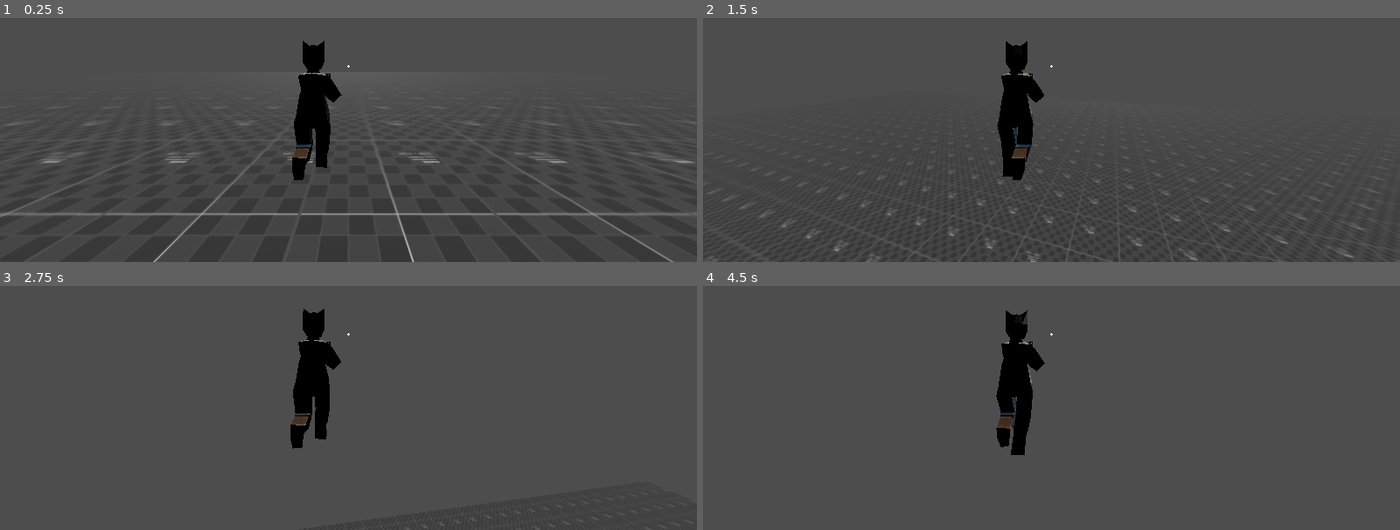
Above: before the commit, frames 1-4 (two rows, left to right).
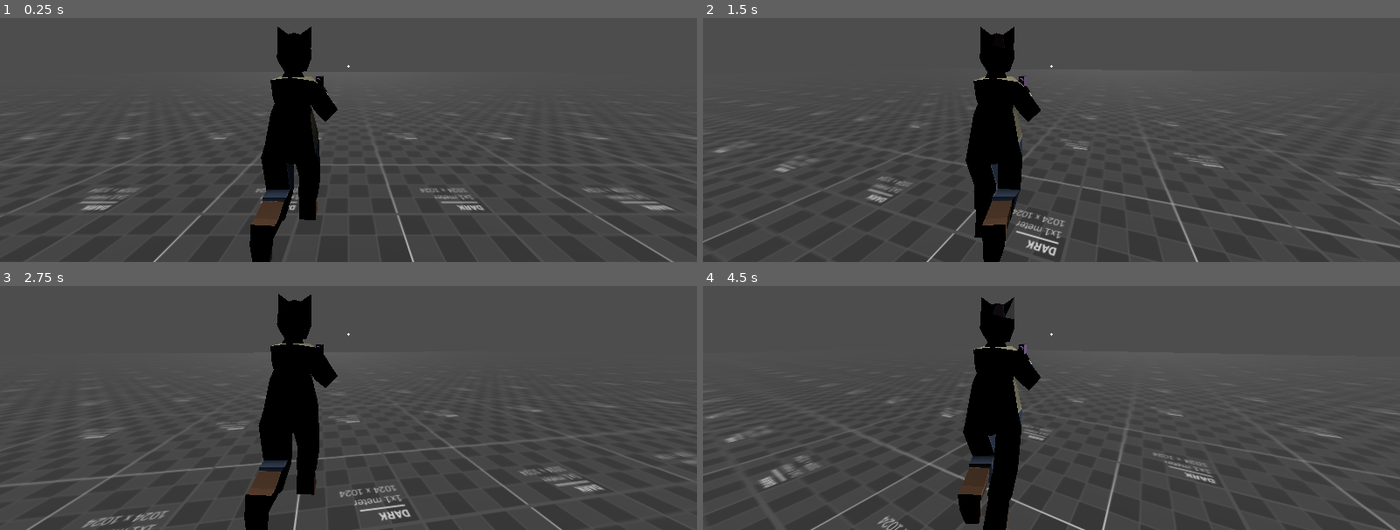
Above: after the commit, the same moments.

Repository: dairycultist/CityZoomer
Game: Godot game, scene res://level.tscn
Same seed, same stepped clock (60 frames per second), same inputs: the game is played once before the commit and once after it.
Inputs (mouse positions are in pixels of both pictures, inside the frame that each line leads up to):
- Up to frame 1 (0.25 s): no input
- Up to frame 2 (1.5 s): move the mouse to (1086, 64) at 0.52 s; hold W (walk_up) from 0.53 s (still down); tap Q (altfire1) at 0.6 s; tap Space (jump) at 0.77 s; tap E (altfire2) at 0.8, 1.35 s; move the mouse to (1016, 66) at 1.27 s
- Up to frame 3 (2.75 s): keep holding W (walk_up); tap Space (jump) at 1.52 s; tap Q (altfire1) at 1.55, 2.1 s; move the mouse to (362, 327) at 2.02 s; tap E (altfire2) at 2.3 s
- Up to frame 4 (4.5 s): keep holding W (walk_up); move the mouse to (1044, 339) at 2.77 s; tap E (altfire2) at 2.85, 3.8, 4.35 s; tap Space (jump) at 3.02, 3.77 s; tap Q (altfire1) at 3.05, 3.6 s; move the mouse to (1100, 339) at 3.52 s; move the mouse to (995, 329) at 4.27 s

The runs differ from the first frame. In frame 1, 7.2% of the frame differs, in the area x 0-100%, y 3-100%; in frame 2, 7.5%; in frame 3, 7.0%; in frame 4, 7.0%.

Commit message:
Tweak movement

Diff:
--- a/player/player.gd
+++ b/player/player.gd
@@ -13,16 +13,6 @@
 @export var drag: float       = 8
 @export var jump_speed: float = 8
 @export var gravity: float    = 25
-
-@export_group("Dash")
-
-@export var dash_speed_mult: float = 3
-
-var max_speed_bonus: float = 0
-
-@export_group("Leap")
-
-@export var leap_speed: float = 13
 
 @export_group("IK")
 @export var left_hand: Node3D
@@ -54,28 +44,7 @@
 	# gravity
 	velocity.y -= gravity * delta
 
-	# dash
-	if Input.is_action_just_pressed("altfire1"):
-
-		max_speed_bonus = dash_speed_mult
-
-		velocity   += -transform.basis.z * max_speed * max_speed_bonus
-		velocity.y += 4
-
-		limit_speed()
-
-	max_speed_bonus = lerp(max_speed_bonus, 1.0, delta)
-
-	# leap
-	if Input.is_action_just_pressed("altfire2"):
-
-		velocity   += direction * max_speed * max_speed_bonus
-		velocity.y += leap_speed
-
-		limit_speed()
-
 	# moving
-
 	if direction:
 
 		if is_on_floor():
@@ -83,7 +52,15 @@
 		else:
 			velocity += direction * air_accel * delta
 
-		limit_speed()
+		# limit speed
+		var vel2d := Vector2(velocity.x, velocity.z)
+
+		if (vel2d.length() > max_speed):
+
+			vel2d = vel2d.normalized() * max_speed
+
+			velocity.x = vel2d.x
+			velocity.z = vel2d.y
 
 	elif is_on_floor():
 
@@ -110,17 +87,6 @@
 	else:
 		$CameraAnchor/Camera3D.global_position = $CameraAnchor.global_position + max_camera_distance * $CameraAnchor.global_transform.basis.z
 
-func limit_speed():
-
-	var vel2d := Vector2(velocity.x, velocity.z)
-
-	if (vel2d.length() > max_speed * max_speed_bonus):
-
-		vel2d = vel2d.normalized() * max_speed * max_speed_bonus
-
-		velocity.x = vel2d.x
-		velocity.z = vel2d.y
-
 func _input(event):
 
 	if event.is_action_pressed("pause"):
--- a/player/player.tscn
+++ b/player/player.tscn
@@ -195,9 +195,9 @@
 [node name="Player" type="CharacterBody3D" node_paths=PackedStringArray("left_hand", "right_hand", "left_target", "right_target")]
 transform = Transform3D(-1, 0, -8.74228e-08, 0, 1, 0, 8.74228e-08, 0, -1, 0, 0, 0)
 script = ExtResource("1_4flbx")
-ground_accel = 70.0
-air_accel = 30.0
-max_speed = 6.0
+max_camera_distance = 2.0
+ground_accel = 50.0
+air_accel = 15.0
 jump_speed = 7.0
 gravity = 20.0
 left_hand = NodePath("Model/Armature/Skeleton3D/LeftHandIK")
